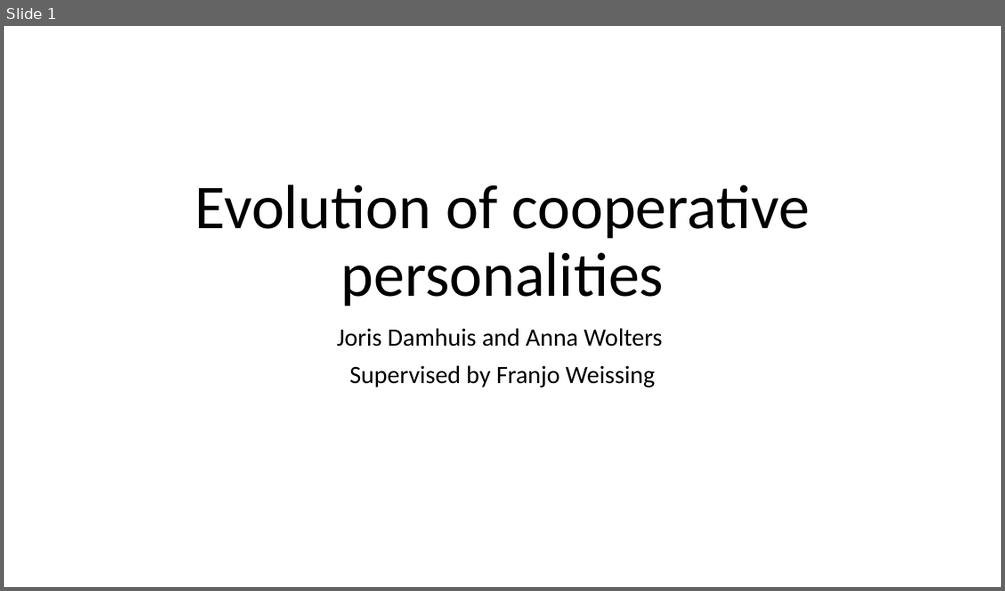
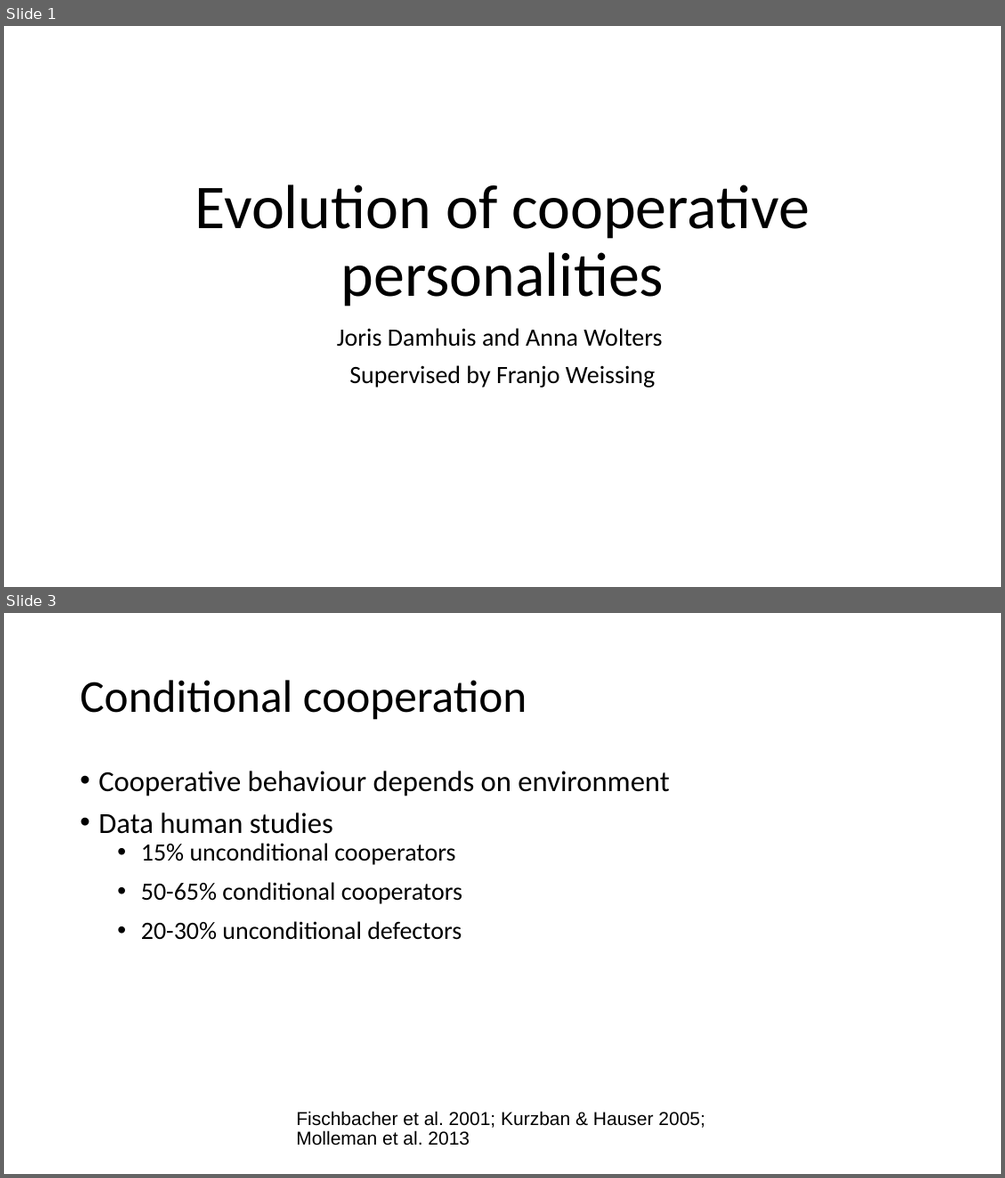
Before and after one commit to J-Damhuis/Cooperation, a slide deck: Presentations/Presentation_25-01-2019_final.pptx. Shown one above the other, each under a label of ours: slide 1 before the commit, slides 1 and 3 after it; the slides between them are not shown. The pictures are 1005x591 and 1005x1178 pixels, drawn with LibreOffice and Linux fonts; fonts in the diff are those of the drawing. Boxes give left, top, right and bottom in pixels: in the first picture for what was removed or moved away, otherwise in the second. Text is boxed around its words. In the diff, an @@ line names an element or a change of style, - is before the commit and + after.

```diff
--- a/Presentations/Presentation_25-01-2019_final.pptx
+++ b/Presentations/Presentation_25-01-2019_final.pptx
@@ slide 3 added at box(4, 613, 1001, 1174), background #FFFFFF @@
@@ title added at box(80, 680, 526, 720), 44 pt, text #000000 @@
+Conditional cooperation
@@ text added at box(98, 771, 669, 940), 24 pt, text #000000 @@
+• Cooperative behaviour depends on environment
+• Data human studies
+  • 15% unconditional cooperators
+  • 50-65% conditional cooperators
+  • 20-30% unconditional defectors
@@ text added at box(296, 1111, 705, 1145), 18 pt, text #000000 @@
+Fischbacher et al. 2001; Kurzban & Hauser 2005;
+Molleman et al. 2013
```
Also in this commit, not shown: 1 slide changed, 16 other slides added, 2 other files.
